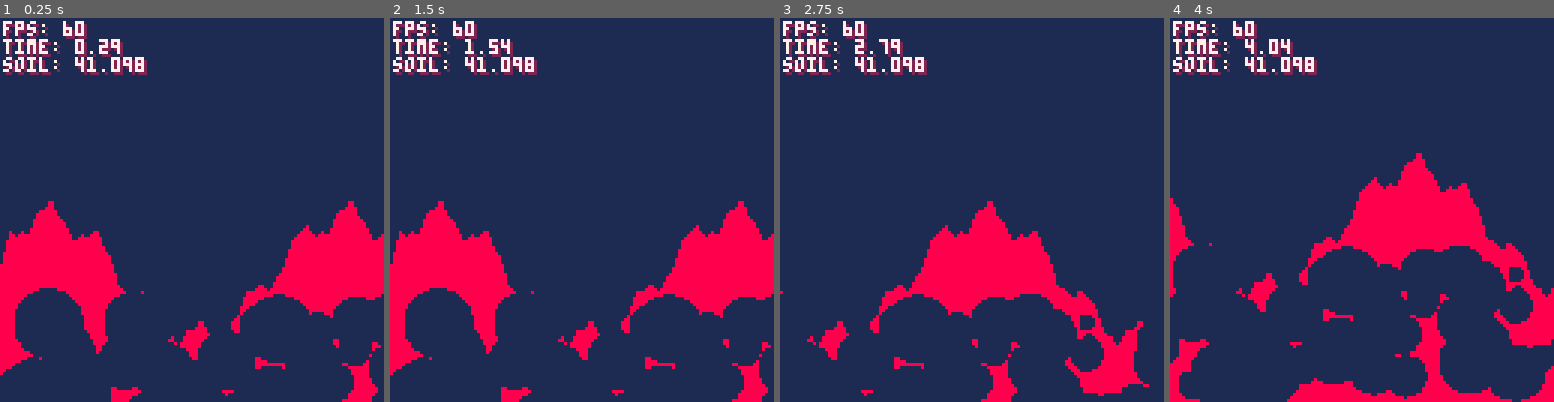
Above: before the commit, frames 1-4 (left to right).
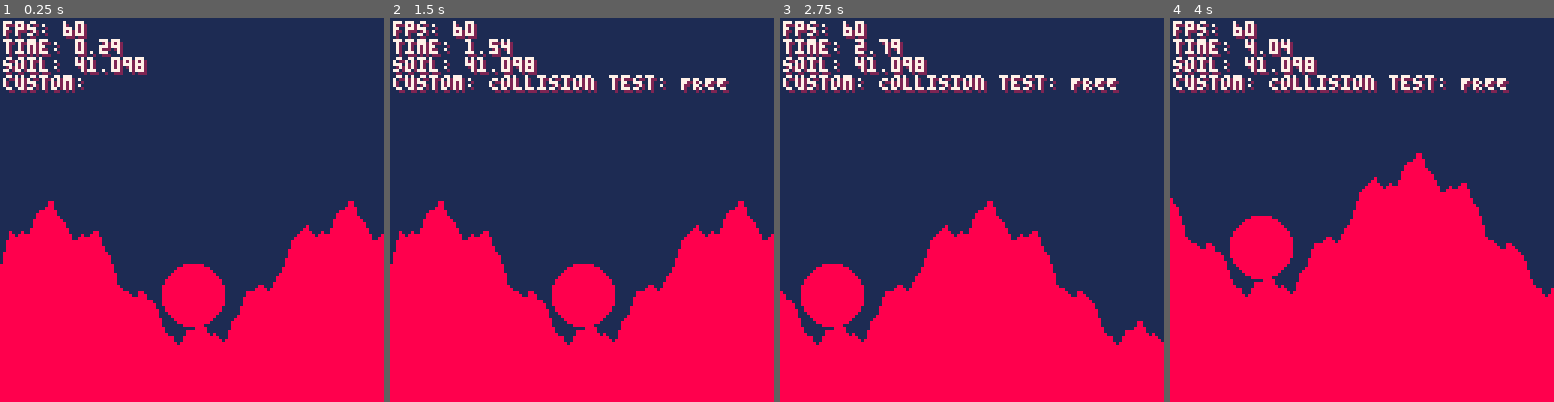
Above: after the commit, the same moments.

Repository: SelfDevTV/pixeltrench
Game: PICO-8 cartridge pixeltrench.p8
The game is run twice, just before and just after one commit, with the same random seed, the same clock (stepped at 60 frames per second) and the same inputs.
Inputs:
- Up to frame 1 (0.25 s): no input
- Up to frame 2 (1.5 s): tap O (Z key) at 0.7 s
- Up to frame 3 (2.75 s): hold Right 1.6-2.1 s; tap O (Z key) at 1.7, 2.1, 2.5 s; hold Up 2.15-2.42 s; hold Right from 2.47 s (still down)
- Up to frame 4 (4 s): tap O (Z key) at 2.9, 3.3, 3.7 s; release Right at 3.03 s; hold Left 3.08-3.58 s; hold Down 3.63-3.97 s

The runs differ from the first frame. In frame 1, 25% of the frame differs, in the area x 0-100%, y 14-100%; in frame 2, 26%; in frame 3, 24%; in frame 4, 34%.

Commit message:
Update roadmap and enhance collision detection
- Marked several phases as completed in the roadmap.
- Added custom debug function to display collision test results.
- Improved collision detection with multiple sample points in `collide_circle`.
- Updated debug keys to include custom debug information.

Diff:
--- a/pixeltrench.p8
+++ b/pixeltrench.p8
@@ -13,16 +13,25 @@
 	cam_speed = 1
 }
 
+pi = 3.14
+tau = pi * 2
+
 lastSoilPct = 0
 cam = { x = 0, y = 0}
+
+
 
 dbg_fns = {
 	fps = function() return stat(7) end, -- eigener fps-counter
 	time = function() return flr(t() * 100) / 100 end,
-	soil = function() return lastSoilPct end
+	soil = function() return lastSoilPct end,
+	custom = function () return dbg_custom end,
+
 }
 
-dbg_keys = { "fps", "time", "soil" }
+dbg_custom = ""
+
+dbg_keys = { "fps", "time", "soil", "custom" }
 
 function set_seed(seed)
 	cfg.seed = seed
@@ -145,7 +154,7 @@
 end
 
 function carve_circle(cx, cy, r)
-	-- AABB Bounds für Performance
+	-- AABB Bounds fれもr Performance
 	local x_start = max(0, cx - r)
 	local x_end = min(cfg.world_w, cx + r)
 
@@ -158,6 +167,20 @@
 			destroy_range(x, y_top, y_bottom)
 		end
 	end
+end
+
+function collide_circle(a, b, r)
+	local sample_points = 16
+	local angle_step = 1 / sample_points
+	for i = 0, sample_points - 1 do
+		local ang = i * angle_step
+		local x = a + r * cos(ang)
+		local y = b + r * sin(ang)
+		if is_solid(x, y) then return true end
+	end
+	if is_solid(a, b) then return true end
+
+	return false
 end
 
 function soil_coverage_pct()
@@ -184,9 +207,9 @@
 	-- Enable devkit mode
 	genmap()
 	lastSoilPct = soil_coverage_pct()
-	for i = 1, 100 do
-		carve_circle(rnd(cfg.world_w), rnd(40) + 100, rnd(10) + 2)
-	end
+	-- for i = 1, 100 do
+	-- 	carve_circle(rnd(cfg.world_w), rnd(40) + 100, rnd(10) + 2)
+	-- end
 
 end
 
@@ -203,6 +226,11 @@
 	end
 	if btn(3) then
 		pancam(0, 1)
+	end
+
+	if btnp(4) then  -- Z-Taste
+    	local test_result = collide_circle(64, 92, 10)
+		dbg_custom = "Collision test: " .. (test_result and "HIT" or "FREE")
 	end
 	if stat(30) then
 		-- A keypress is available
@@ -262,6 +290,7 @@
 	camera(cam.x, cam.y)
 	cls(cfg.bg_col)
 	drawmap()
+	circfill(64, 92, 10)
 	camera()
 	if cfg.debug then
 		drawdebug()
Not shown, changed: ROADMAP.md
